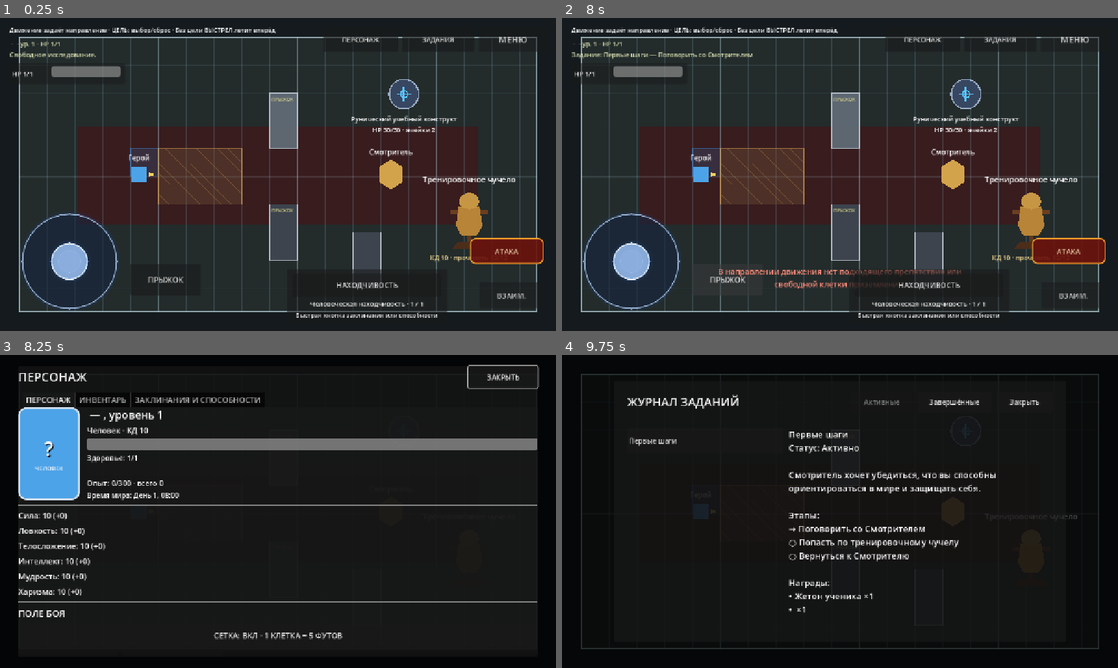
Above: before the commit, frames 1-4 (two rows, left to right).
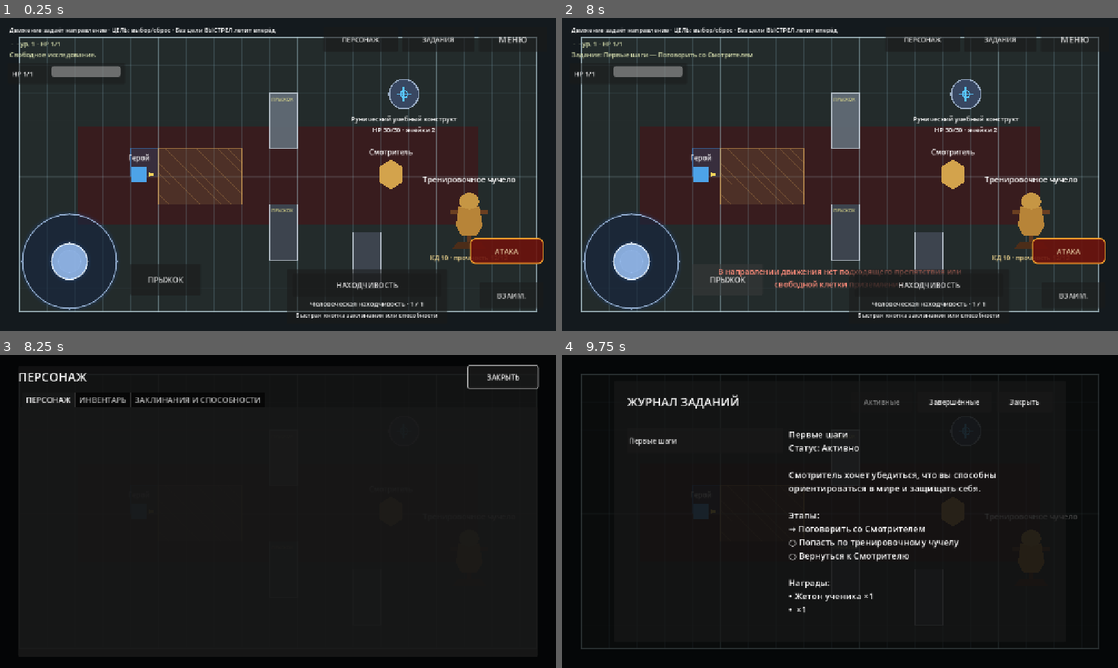
Above: after the commit, the same moments.

Repository: eretenkodaniil16-rgb/rpg-project
Game: Godot game, scene res://scenes/game/game.tscn
Same seed, same stepped clock (60 frames per second), same inputs: the game is played once before the commit and once after it. This scene is started directly instead of the project's main scene.
Inputs (mouse positions are in pixels of both pictures, inside the frame that each line leads up to):
- Up to frame 1 (0.25 s): no input
- Up to frame 2 (8 s): click "ВЗАИМ." at 0.5 s; click "МЕНЮ" at 1.25 s; click "Новая игра" at 2 s; click (840, 121) at 2.77 s; type "Alex" at 2.85 s; click "В главное меню" at 3.5 s; click "Новая игра" at 4.25 s; click (840, 121) at 5.02 s; type "Alex" at 5.1 s; click "В меню" at 5.75 s; click "Продолжить" at 6.5 s; click "ПРЫЖОК" at 7.25 s
- Up to frame 3 (8.25 s): click "ПЕРСОНАЖ" at 8 s
- Up to frame 4 (9.75 s): click "ЗАКРЫТЬ" at 8.75 s; click "ЗАДАНИЯ" at 9.5 s

Frames 1-2 are identical in both runs. In frame 3, 9.2% of the frame differs, in the area x 3-97%, y 16-91%; in frame 4, nothing differs.
Error after the commit: Parse Error: The function signature doesn't match the parent. Parent signature is "_dictionary(Variant) -> Dictionary". (res://scripts/systems/level_up_choice_…

Commit message:
feat: показать подкласс и уровневые черты в Character Hub

Diff:
--- a/scripts/ui/character_hub_level_up.gd
+++ b/scripts/ui/character_hub_level_up.gd
@@ -3,7 +3,7 @@
 
 signal level_up_requested
 
-var _level_up_system: LevelUpSystem = LevelUpSystem.new()
+var _level_up_system: LevelUpChoiceSystem = LevelUpChoiceSystem.new()
 
 
 func _ready() -> void:
@@ -22,6 +22,17 @@
 	super._refresh_character()
 	if _hero == null or state == null:
 		return
+	if not _hero.subclass_name.is_empty():
+		_character_box.add_child(_level_choice_label("Подкласс: %s" % _hero.subclass_name))
+	if not _hero.level_feat_ids.is_empty():
+		var feat_names: Array[String] = []
+		for feat_id: String in _hero.level_feat_ids:
+			feat_names.append(
+				_level_up_system.get_level_choice_option_name("feat", feat_id)
+			)
+		_character_box.add_child(
+			_level_choice_label("Черты, полученные за уровни: %s" % ", ".join(feat_names))
+		)
 	var pending: bool = _level_up_system.has_pending_transaction(_hero, state)
 	if not pending and not ProgressionSystem.can_level_up(_hero):
 		return
@@ -49,6 +60,19 @@
 	level_up_requested.emit()
 
 
-func _on_experience_gained(_reward_id: String, _amount: int, _total_experience: int, _label: String) -> void:
+func _on_experience_gained(
+	_reward_id: String,
+	_amount: int,
+	_total_experience: int,
+	_label: String
+) -> void:
 	if visible and _hero != null:
 		_refresh_all()
+
+
+func _level_choice_label(text_value: String) -> Label:
+	var label := Label.new()
+	label.text = text_value
+	label.add_theme_font_size_override("font_size", 18)
+	label.autowrap_mode = TextServer.AUTOWRAP_WORD_SMART
+	return label
